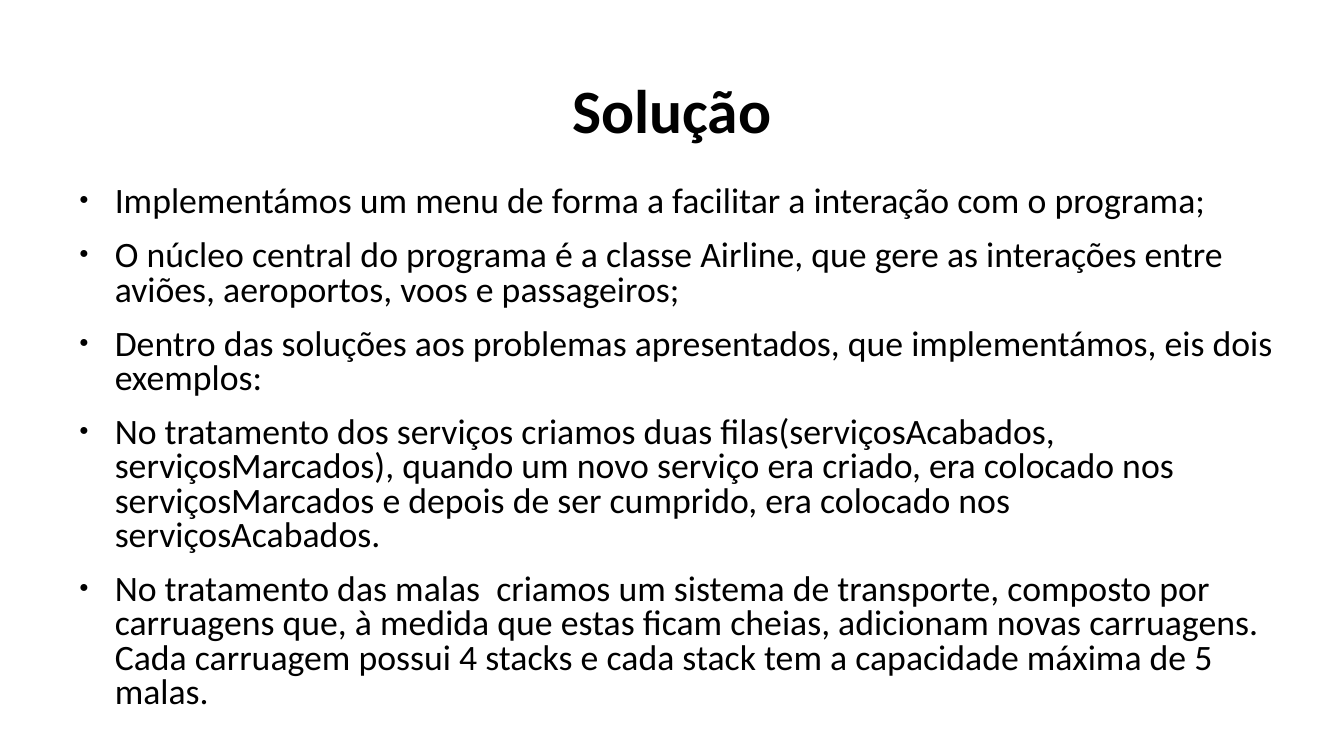
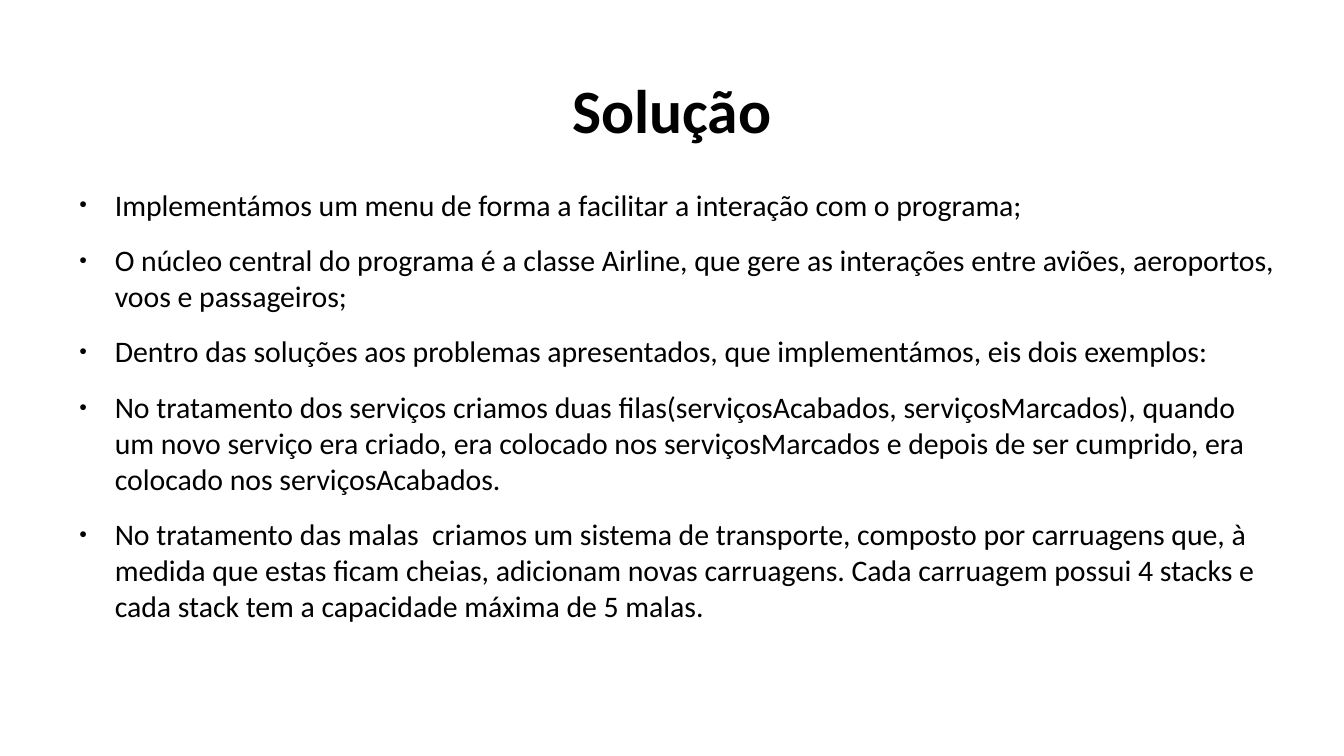
Before and after one commit to Naapperas/feup-aed-proj1, a slide deck: slide 3 of Apresentação.pptx. Drawn at 1344x756 pixels with LibreOffice and Linux fonts; fonts in the diff are those of the drawing. Boxes give left, top, right and bottom in pixels: in the first picture for what was removed or moved away, otherwise in the second. Text is boxed around its words. In the diff, an @@ line names an element or a change of style, - is before the commit and + after.

```diff
--- a/Apresentação.pptx
+++ b/Apresentação.pptx
@@ text "Implementámos um menu de forma ..." at box(115, 195, 1274, 622): size 25.5 to 21.3 pt; line spacing 0.8 to 1 @@
```
Also in this commit, not shown: 2 other slides changed, 1 slide added, 1 slide removed.
